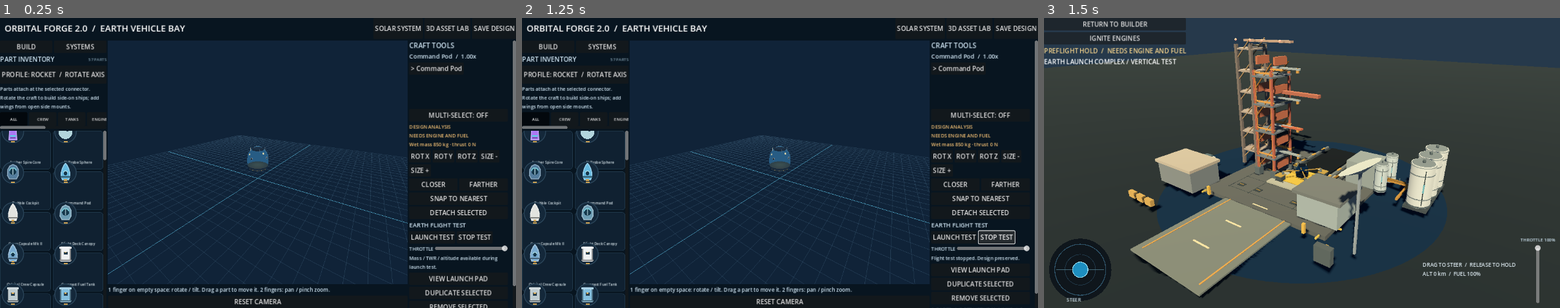
Above: before the commit, frames 1-3 (left to right).
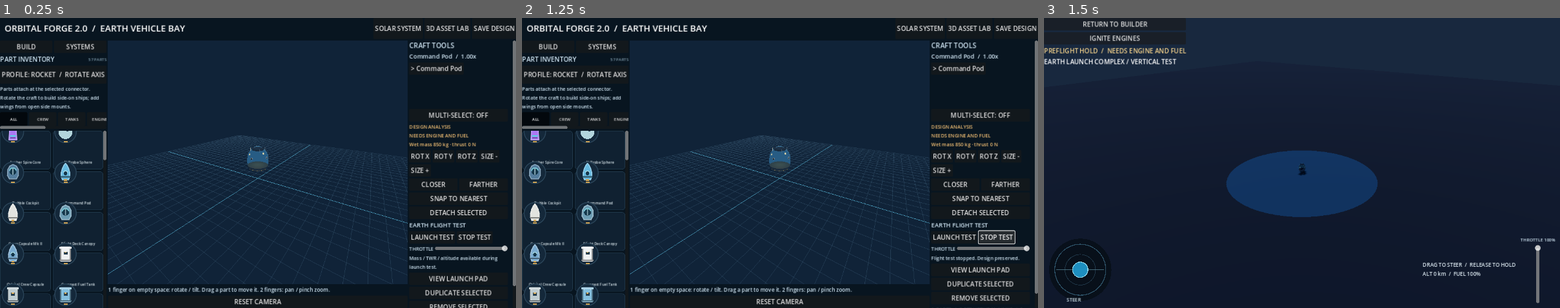
Above: after the commit, the same moments.

Repository: tpylman90-ctrl/-Orbital-Forge-2.0
Game: Godot game, scene res://scenes/main.tscn
The game is run twice, just before and just after one commit, with the same random seed, the same clock (stepped at 60 frames per second) and the same inputs.
Inputs:
- Up to frame 1 (0.25 s): no input
- Up to frame 2 (1.25 s): click "STOP TEST" at 0.5 s
- Up to frame 3 (1.5 s): click "LAUNCH TEST" at 1.25 s

Frames 1-2 are identical in both runs. In frame 3, 82% of the frame differs, in the area x 0-100%, y 6-100%.

Commit message:
Load Blender-authored launch bay in flight view

Diff:
--- a/scripts/ui/launch_view.gd
+++ b/scripts/ui/launch_view.gd
@@ -30,178 +30,37 @@
  sky = WorldEnvironment.new()
  var env := Environment.new()
  env.background_mode = Environment.BG_COLOR
- env.background_color = Color("#26394b")
+ env.background_color = Color("#18283e")
  env.ambient_light_source = Environment.AMBIENT_SOURCE_COLOR
- env.ambient_light_color = Color("#526175")
- env.ambient_light_energy = 0.52
+ env.ambient_light_color = Color("#526579")
+ env.ambient_light_energy = 0.46
  env.tonemap_mode = Environment.TONE_MAPPER_FILMIC
- env.tonemap_exposure = 0.88
+ env.tonemap_exposure = 0.92
  sky.environment = env
  world.add_child(sky)
  var sun := DirectionalLight3D.new()
  sun.rotation_degrees = Vector3(-45,25,-25)
- sun.light_color = Color("#e2c99b")
- sun.light_energy = 0.82
+ sun.light_color = Color("#b7d3e8")
+ sun.light_energy = 0.68
  sun.shadow_enabled = true
  world.add_child(sun)
  camera = Camera3D.new()
  camera.current = true
  camera.fov = 48.0
  world.add_child(camera)
+ var launch_asset := load("res://assets/blender/launch_bay.glb") as PackedScene
  pad = Node3D.new()
+ if launch_asset != null:
+  pad = launch_asset.instantiate() as Node3D
+  pad.name = "Blender Authored Launch Complex"
+ else:
+  push_error("Missing generated Blender launch complex at res://assets/blender/launch_bay.glb")
  world.add_child(pad)
- _block(pad,Vector3(0,-0.28,0),Vector3(13,0.55,13),Color("#6b7070"))
- _block(pad,Vector3(0,0.08,0),Vector3(4.8,0.2,4.8),Color("#b9b8a7"))
- _block(pad,Vector3(0,0.2,0),Vector3(3.0,0.08,3.0),Color("#e1bc57"))
- for z in [-5.0,5.0]:
-  _block(pad,Vector3(0,-0.08,z),Vector3(14,0.12,0.12),Color("#e3c265"))
- for x in [-6.0,6.0]:
-  _block(pad,Vector3(x,-0.08,0),Vector3(0.12,0.12,14),Color("#e3c265"))
- # Low-poly gantry: rails, cross braces and access decks.
- for x in [-4.3,-2.3]:
-  for z in [-1.25,1.25]:
-   _block(pad,Vector3(x,5.0,z),Vector3(0.18,10,0.18),Color("#bd7160"))
- for y in [2.0,4.5,7.0,9.5]:
-  _block(pad,Vector3(-3.3,y,0),Vector3(2.3,0.16,2.8),Color("#7c858d"))
-  _block(pad,Vector3(-3.3,y+0.3,-1.2),Vector3(2.3,0.12,0.12),Color("#e3a45d"))
-  _block(pad,Vector3(-3.3,y+0.3,1.2),Vector3(2.3,0.12,0.12),Color("#e3a45d"))
-  _beam(pad,Vector3(-4.3,y-1.15,-1.2),Vector3(-2.3,y+1.15,-1.2),0.055,Color("#e6a45e"))
-  _beam(pad,Vector3(-4.3,y-1.15,1.2),Vector3(-2.3,y+1.15,1.2),0.055,Color("#e6a45e"))
- _block(pad,Vector3(-1.1,5.0,0),Vector3(2.2,0.16,0.35),Color("#cb765c"))
- # Simple service building and cylindrical propellant silos.
- _block(pad,Vector3(5,1.1,-3.5),Vector3(2.8,2.2,3),Color("#9aa5a5"))
- for z in [-4.7,-2.3]:
-  _silo(pad,Vector3(6.9,1.3,z),0.55,2.6,Color("#c8d1d0"))
- # A compact, authored-looking spaceport rather than an empty square.
- _block(pad,Vector3(0,-0.13,9),Vector3(7,0.12,12),Color("#858d88"))
- for x in [-2.9,2.9]:
-  _block(pad,Vector3(x,-0.04,9),Vector3(0.11,0.03,11),Color("#dfa862"))
- for z in [6.0,9.0,12.0]:
-  _block(pad,Vector3(0,-0.02,z),Vector3(1.6,0.04,0.13),Color("#eedbb2"))
- # Second lattice tower, much more substantial than the thin prototype poles.
- for x in [-7.5,-5.7]:
-  for z in [-2.0,0.0]:
-   _block(pad,Vector3(x,6,z),Vector3(0.28,12,0.28),Color("#867d78"))
- for y in [1.6,3.6,5.6,7.6,9.6,11.6]:
-  _block(pad,Vector3(-6.6,y,-1),Vector3(2.15,0.15,2.2),Color("#b2a398"))
-  _block(pad,Vector3(-6.6,y+0.2,-2),Vector3(2.15,0.12,0.12),Color("#d6b48a"))
-  _beam(pad,Vector3(-7.5,y-0.9,-2),Vector3(-5.7,y+0.9,-2),0.065,Color("#e0bd95"))
-  _beam(pad,Vector3(-7.5,y-0.9,0),Vector3(-5.7,y+0.9,0),0.065,Color("#e0bd95"))
- _block(pad,Vector3(-2.0,8.1,-0.2),Vector3(7.3,0.28,0.45),Color("#bc7764"))
- _block(pad,Vector3(-4.5,12.3,-1),Vector3(5.5,0.2,0.5),Color("#c2a391"))
- # Retractable service arms and flexible umbilicals meet the rocket at several decks.
- for y in [2.4,5.0,7.6,10.2]:
-  _block(pad,Vector3(-1.65,y,0),Vector3(2.9,0.16,0.26),Color("#a7b0b1"))
-  _block(pad,Vector3(-0.45,y-0.12,0),Vector3(0.18,0.42,0.18),Color("#d6a15d"))
-  _beam(pad,Vector3(-2.65,y-0.5,0),Vector3(-1.1,y-0.08,0),0.055,Color("#626e74"))
- # Catwalk rails, access ladders and red obstruction lights break up the tall silhouettes.
- for x in [-4.15,-2.45]:
-  for z in [-1.28,1.28]:
-   _block(pad,Vector3(x,5.25,z),Vector3(0.08,9.6,0.08),Color("#d08b55"))
- for y in [2.0,4.5,7.0,9.5]:
-  _block(pad,Vector3(-3.3,y+0.38,-1.3),Vector3(2.25,0.07,0.07),Color("#d9a063"))
-  _block(pad,Vector3(-3.3,y+0.38,1.3),Vector3(2.25,0.07,0.07),Color("#d9a063"))
- for x in [-7.5,-5.7,-4.3,-2.3]:
-  _signal_lamp(pad,Vector3(x,12.4,0),Color("#f25f52"))
- # Equipment buildings and stepped roofs.
- _block(pad,Vector3(5.1,1.1,4.0),Vector3(3.5,2.1,3),Color("#a9b5b4"))
- _block(pad,Vector3(5.1,2.27,4.0),Vector3(4.1,0.25,3.5),Color("#7e8484"))
- _block(pad,Vector3(-8.6,1.0,6.2),Vector3(4.6,2,3.1),Color("#8c9395"))
- _block(pad,Vector3(-8.6,2.1,6.2),Vector3(5,0.25,3.4),Color("#c4b8a7"))
- # Propellant farm: cylinders on support feet with a common pipe.
- for z in [-5.5,-3.5,-1.5]:
-  _silo(pad,Vector3(10.5,2,z),0.95,3.6,Color("#dadbd5"))
-  _block(pad,Vector3(10.5,0.1,z),Vector3(1.9,0.25,1.9),Color("#525d63"))
- _block(pad,Vector3(9,0.55,-3.5),Vector3(0.19,0.19,6.0),Color("#c49250"))
- _block(pad,Vector3(7.5,0.55,-3.5),Vector3(3.0,0.19,0.19),Color("#c49250"))
- # A small communications dish and mast, built from a shallow low-poly cone.
- _block(pad,Vector3(9,2.9,7),Vector3(0.16,5.8,0.16),Color("#9ca6ad"))
- var dish := MeshInstance3D.new()
- var dish_mesh := CylinderMesh.new()
- dish_mesh.top_radius = 1.35
- dish_mesh.bottom_radius = 0.25
- dish_mesh.height = 0.35
- dish_mesh.radial_segments = 12
- dish.mesh = dish_mesh
- dish.position = Vector3(9,6.0,7)
- dish.rotation.z = 0.5
- var dish_material := StandardMaterial3D.new()
- dish_material.albedo_color = Color("#d4d6cb")
- dish.material_override = dish_material
- pad.add_child(dish)
- # Ground equipment and barriers around pad.
- for x in [-10.0,-8.8,-7.6]:
-  _block(pad,Vector3(x,0.28,11),Vector3(0.85,0.55,0.35),Color("#d1a968"))
- for x in [-5.0,5.0]:
-  _block(pad,Vector3(x,0.4,7),Vector3(0.22,0.8,0.22),Color("#e8ba60"))
- # Concrete flame trench with a dark heat channel, lip markings and exhaust deflector.
- _block(pad,Vector3(0,0.02,-4.5),Vector3(5.2,0.22,8.0),Color("#414b50"))
- _block(pad,Vector3(0,0.16,-4.5),Vector3(3.4,0.12,8.4),Color("#1e2930"))
- _block(pad,Vector3(0,0.26,-0.5),Vector3(4.3,0.08,0.26),Color("#e1b555"))
- for side in [-1.0,1.0]:
-  _block(pad,Vector3(side*2.15,0.13,-4.5),Vector3(0.18,0.5,8.1),Color("#858c8c"))
-  for z in [-7.4,-5.4,-3.4,-1.4]:
-   _block(pad,Vector3(side*2.15,0.4,z),Vector3(0.23,0.05,0.65),Color("#d9a756"))
- # Fine pad markings, anchor bolts and recessed service covers.
- for x in [-1.8,-0.9,0.9,1.8]:
-  for z in [-1.8,1.8]:
-   _cylinder(pad,Vector3(x,0.19,z),0.055,0.055,0.035,Color("#4d5558"))
- for z in [-5.8,-3.8,-1.8]:
-  _block(pad,Vector3(4.4,0.02,z),Vector3(0.85,0.035,0.48),Color("#485257"))
-  _block(pad,Vector3(4.4,0.045,z),Vector3(0.62,0.025,0.08),Color("#d6ab5d"))
- # Four raised hold-down clamps surround the vehicle footprint with visible pivots.
- for x_sign in [-1.0,1.0]:
-  for z_sign in [-1.0,1.0]:
-   var anchor := Vector3(x_sign*1.45,0.42,z_sign*1.45)
-   _block(pad,anchor,Vector3(0.68,0.48,0.68),Color("#535f64"))
-   _block(pad,anchor+Vector3(0,0.27,0),Vector3(0.76,0.08,0.76),Color("#c1a05b"))
-   _cylinder(pad,anchor+Vector3(-x_sign*0.18,0.42,-z_sign*0.18),0.12,0.12,0.38,Color("#737f82"),12)
-   _beam(pad,anchor+Vector3(-x_sign*0.18,0.62,-z_sign*0.18),Vector3(x_sign*0.18,0.98,z_sign*0.18),0.065,Color("#d4b16b"))
-   _cylinder(pad,Vector3(x_sign*1.15,0.96,z_sign*1.15),0.09,0.09,0.09,Color("#e5dbbc"),10)
- # Panel seams and inset access hatches add scale to the broad concrete deck.
- for offset in [-4.8,-2.4,2.4,4.8]:
-  _block(pad,Vector3(offset,0.015,0),Vector3(0.035,0.025,9.8),Color("#596366"))
-  _block(pad,Vector3(0,0.015,offset),Vector3(9.8,0.025,0.035),Color("#596366"))
- for x in [-4.0,-2.0,2.0,4.0]:
-  for z in [-4.0,0.0,4.0]:
-   _block(pad,Vector3(x,0.035,z),Vector3(0.7,0.045,0.52),Color("#4c565a"))
-   _block(pad,Vector3(x,0.065,z),Vector3(0.48,0.025,0.07),Color("#bd9854"))
- # Tower feet, access ladder rungs and segmented hazard bands give the gantry more depth.
- for x in [-4.3,-2.3]:
-  for z in [-1.25,1.25]:
-   _block(pad,Vector3(x,0.42,z),Vector3(0.62,0.72,0.62),Color("#69757a"))
- for y in [0.9,1.3,1.7,2.1,2.5,2.9,3.3,3.7,4.1,4.5,4.9,5.3,5.7,6.1,6.5,6.9,7.3,7.7,8.1,8.5,8.9,9.3,9.7]:
-  _block(pad,Vector3(-4.1,y,-1.34),Vector3(0.1,0.055,0.1),Color("#e7b162"))
-  _block(pad,Vector3(-2.5,y,-1.34),Vector3(0.1,0.055,0.1),Color("#e7b162"))
- for y in [1.2,3.6,6.0,8.4,10.8]:
-  _block(pad,Vector3(-4.3,y,0),Vector3(0.22,0.7,1.65),Color("#c77d62"))
-  _block(pad,Vector3(-2.3,y,0),Vector3(0.22,0.7,1.65),Color("#c77d62"))
- # Raised feed lines route from the propellant farm to the launch structure.
- _beam(pad,Vector3(8.8,0.7,-3.5),Vector3(3.3,0.7,-3.5),0.11,Color("#c89c59"))
- _beam(pad,Vector3(3.3,0.7,-3.5),Vector3(3.3,1.0,0),0.11,Color("#c89c59"))
- for x in [8.2,8.8,9.4]:
-  _cylinder(pad,Vector3(x,0.82,-3.5),0.055,0.055,0.42,Color("#75848a"),8)
- # Control-building windows, service doors and cooling louvers.
- for x in [4.2,5.1,6.0]:
-  _block(pad,Vector3(x,1.25,-5.04),Vector3(0.56,0.62,0.055),Color("#315264"))
-  _block(pad,Vector3(x,1.25,-5.08),Vector3(0.48,0.06,0.025),Color("#93b7c1"))
- _block(pad,Vector3(5.1,0.72,-5.06),Vector3(0.7,1.15,0.08),Color("#535e63"))
- for y in [0.55,0.72,0.89,1.06,1.23,1.4,1.57]:
-  _block(pad,Vector3(-8.6,y,4.62),Vector3(1.0,0.05,0.06),Color("#647176"))
- for x in [-9.6,-8.6,-7.6]:
-  _block(pad,Vector3(x,0.38,4.74),Vector3(0.12,0.35,0.08),Color("#d3aa65"))
- # A compact launch-control rover and cryogenic hose rack give the foreground scale.
- _block(pad,Vector3(-10.3,0.55,2.6),Vector3(1.45,0.66,0.9),Color("#d8d8cd"))
- _block(pad,Vector3(-10.3,0.96,2.6),Vector3(0.9,0.18,0.74),Color("#637982"))
- for x in [-10.75,-9.85]:
-  for z in [2.2,3.0]: _cylinder(pad,Vector3(x,0.27,z),0.17,0.17,0.12,Color("#313b40"),10)
- _block(pad,Vector3(7.8,0.65,8.9),Vector3(1.2,1.2,0.45),Color("#646f73"))
- for y in [0.3,0.55,0.8,1.05]: _cylinder(pad,Vector3(7.8,y,8.65),0.24,0.24,0.045,Color("#d0a75e"),10)
  ground = Node3D.new()
  world.add_child(ground)
  # Dark coastal scrub keeps the concrete, safety paint, and white structures
  # readable at phone scale instead of washing out into one green plane.
- _block(ground,Vector3(0,-0.65,0),Vector3(250,0.2,250),Color("#303b42"))
+ _block(ground,Vector3(0,-0.65,0),Vector3(280,0.2,280),Color("#111c2b"))
  planet = _create_planet()
  world.add_child(planet)
  atmosphere_shell = _create_atmosphere_shell()
@@ -326,7 +185,7 @@
   if float(rating[2]) > 0.0:
    _make_engine_flame(root,part_id,float(def.get("length",1.0)))
   lowest = minf(lowest,root.position.y-float(def.get("length",1.0))*0.5*root.scale.x)
- rocket_base = 0.4-lowest if lowest < INF else 0.4
+ rocket_base = 0.72-lowest if lowest < INF else 0.72
  show_altitude(0.0,0.0,false)
 
 func _create_planet() -> MeshInstance3D:
@@ -406,7 +265,7 @@
  ground.visible = altitude < 8000.0 and absf(angle) < 0.16
  atmosphere_shell.visible = altitude > 1200.0 and altitude < 240000.0
  var atmosphere: float = clampf(altitude/125000.0,0.0,1.0)
- sky.environment.background_color = Color("#26394b").lerp(Color("#030711"),atmosphere)
+ sky.environment.background_color = Color("#18283e").lerp(Color("#030711"),atmosphere)
  starfield.visible = altitude > 42000.0 or orbital
  starfield.position = rocket.position
  _camera(display_height,angle,altitude)
@@ -416,7 +275,9 @@
  var radial := Vector3(sin(angle),cos(angle),0.0)
  var target := rocket.position+radial*2.0
  if altitude < 12000.0:
-  camera.position = target+Vector3(16,12,23)
+  var zoom: float = clampf(altitude / 12000.0, 0.0, 1.0)
+  var offset := Vector3(30,22,42).lerp(Vector3(16,12,23),zoom)
+  camera.position = target + offset
   camera.look_at(target)
  else:
   camera.position = target+radial*14.0+Vector3(0,0,23)
